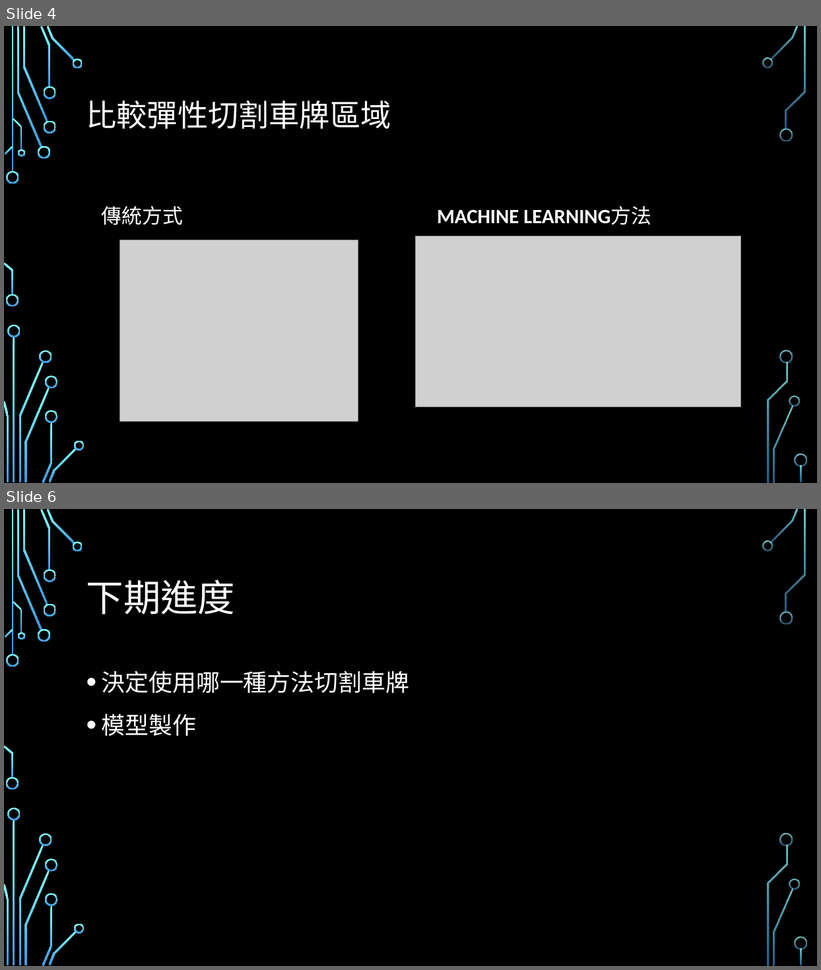
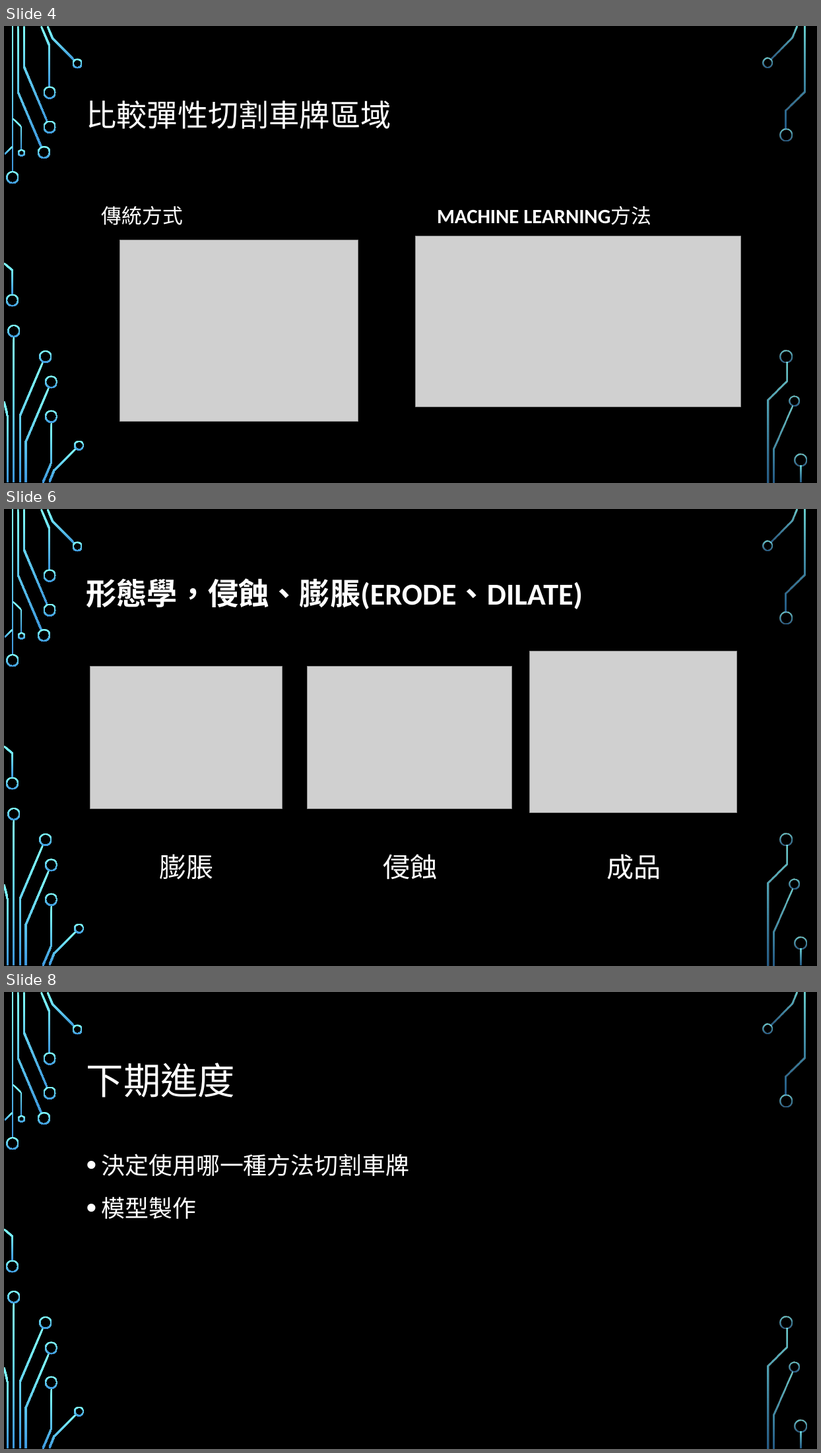
Before and after one commit to sky14785214/Python, a slide deck: 專題資料夾/1080514/停車場車牌辨識系統.pptx. Shown one above the other, each under a label of ours: slides 4 and 6 before the commit, slides 4, 6 and 8 after it; the slides between them are not shown. The pictures are 821x970 and 821x1453 pixels, drawn with LibreOffice and Linux fonts; fonts in the diff are those of the drawing; grey boxes stand for pictures; background and template pictures are left out. Boxes give left, top, right and bottom in pixels: in the first picture for what was removed or moved away, otherwise in the second. Text is boxed around its words. In the diff, an @@ line names an element or a change of style, - is before the commit and + after.

```diff
--- a/專題資料夾/1080514/停車場車牌辨識系統.pptx
+++ b/專題資料夾/1080514/停車場車牌辨識系統.pptx
@@ slide 6 added at [4,509,817,966], background picture (left out); not listed: 36 template elements that a slide beside it also shows @@
@@ title added at [86,578,583,609], 36 pt, text #FFFFFF, bold @@
+形態學，侵蝕、膨脹(ERODE、DILATE)
@@ picture added at [90,666,282,809] @@
@@ picture added at [307,666,512,809] @@
@@ picture added at [530,651,737,813] @@
@@ text added at [160,854,214,880], 32 pt, text #FFFFFF @@
+膨脹
@@ text added at [383,854,437,880], 32 pt, text #FFFFFF @@
+侵蝕
@@ text added at [607,854,661,880], 32 pt, text #FFFFFF @@
+成品
@@ what was slide 6 is now slide 8 @@
```
Also in this commit, not shown: 1 slide changed, 1 other slide added, 6 other files.
